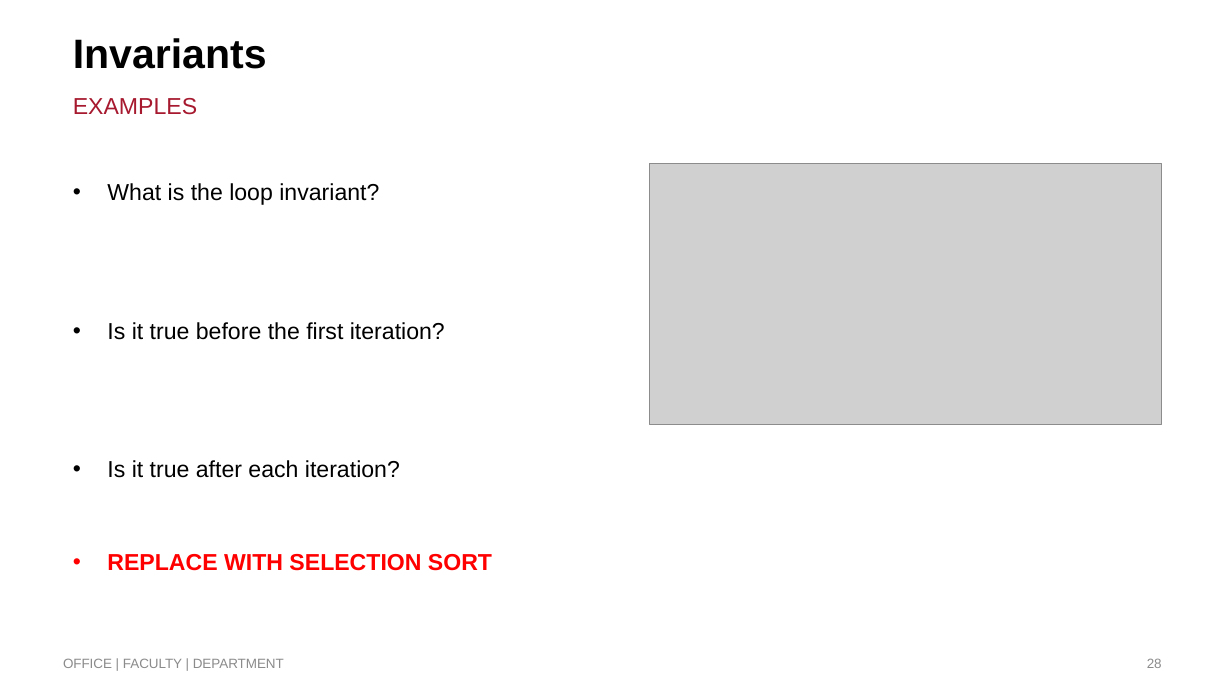
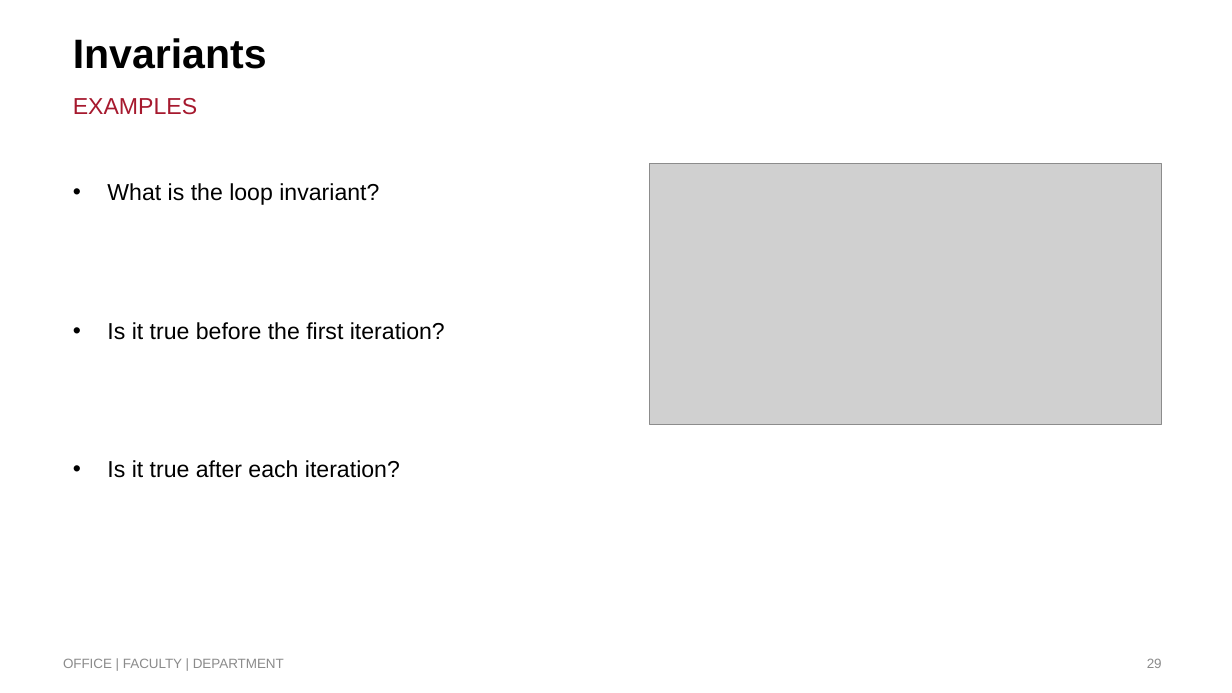
Before and after one commit to MicAu/Workshop, a slide deck: slide 29 of presentation.pptx (slide 28 before the commit). Drawn at 1232x693 pixels with LibreOffice and Linux fonts; fonts in the diff are those of the drawing; grey boxes stand for pictures; background and template pictures are left out. Boxes give left, top, right and bottom in pixels: in the first picture for what was removed or moved away, otherwise in the second. Text is boxed around its words. In the diff, an @@ line names an element or a change of style, - is before the commit and + after.

```diff
--- a/presentation.pptx
+++ b/presentation.pptx
@@ text at (x1=107, y1=554, x2=492, y2=571): paragraph removed @@
-• REPLACE WITH SELECTION SORT
```
Also in this commit, not shown: 3 other slides changed, 2 slides added, 1 slide removed, 15 other files.
